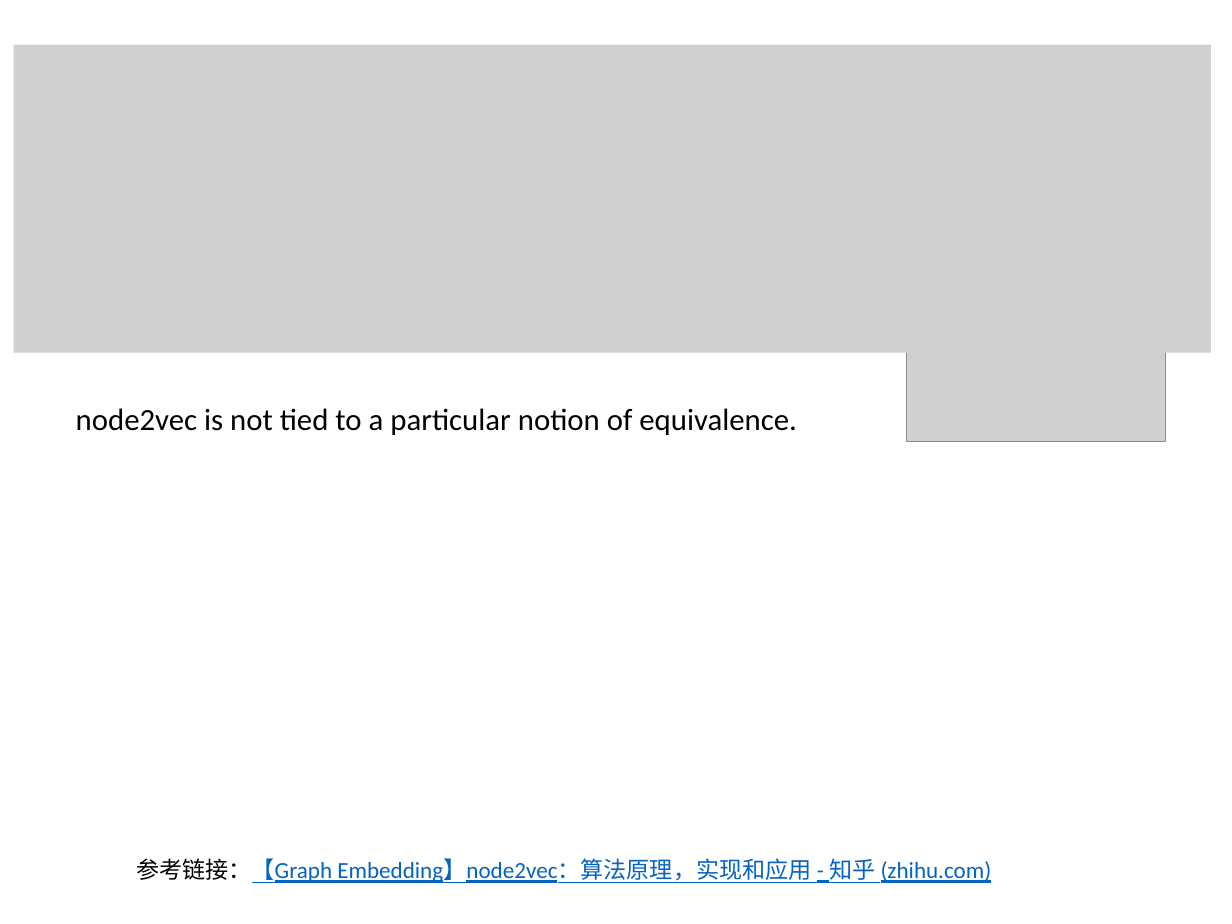
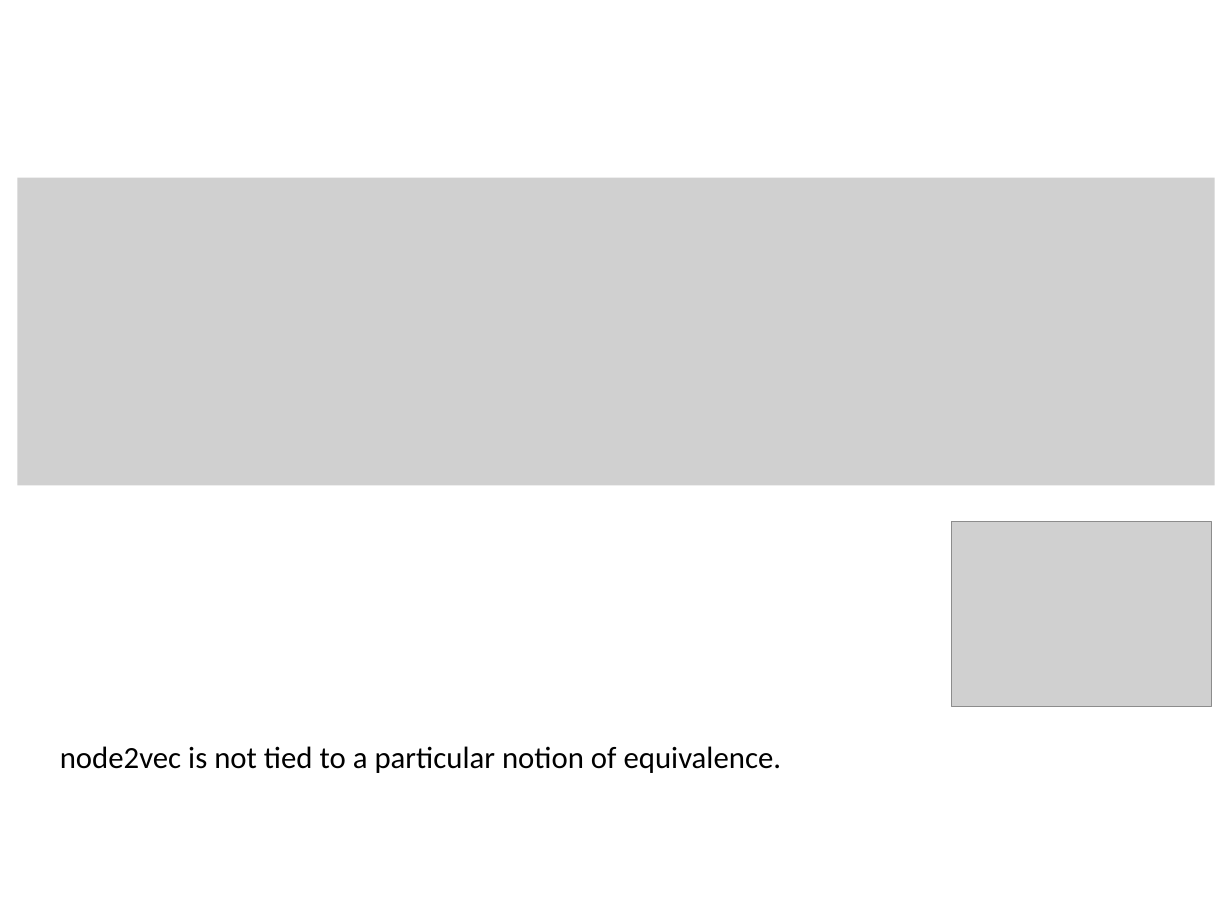
Before and after one commit to Tigerrr07/GNN-tiger, a slide deck: slide 5 of 2_node2vec/node2vec.pptx. Drawn at 1232x924 pixels with LibreOffice and Linux fonts; fonts in the diff are those of the drawing; grey boxes stand for pictures. Boxes give left, top, right and bottom in pixels: in the first picture for what was removed or moved away, otherwise in the second. Text is boxed around its words. In the diff, an @@ line names an element or a change of style, - is before the commit and + after.

Commit message:
node2vec ppt done.

```diff
--- a/2_node2vec/node2vec.pptx
+++ b/2_node2vec/node2vec.pptx
@@ picture moved from (x1=14, y1=44, x2=1212, y2=352) to (x1=18, y1=177, x2=1215, y2=485) @@
@@ picture moved from (x1=907, y1=257, x2=1165, y2=442) to (x1=952, y1=521, x2=1211, y2=706) @@
@@ text "node2vec is not tied to ..." moved from (x1=76, y1=408, x2=797, y2=435) to (x1=60, y1=746, x2=782, y2=773) @@
@@ text removed at (x1=136, y1=858, x2=992, y2=883) @@
-参考链接：【Graph Embedding】node2vec：算法原理，实现和应用 - 知乎 (zhihu.com)
```
Also in this commit, not shown: 5 slides added, 1 other file.
